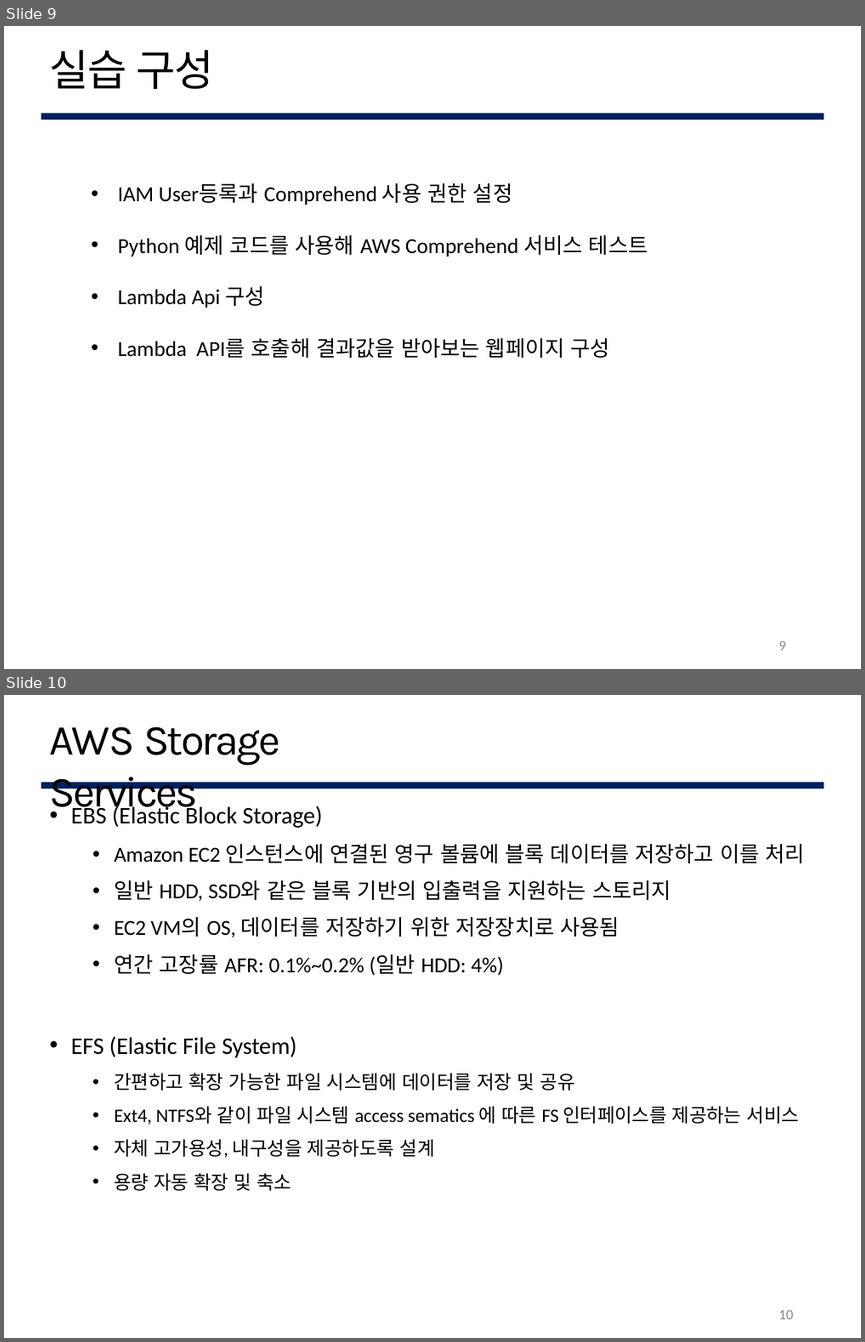
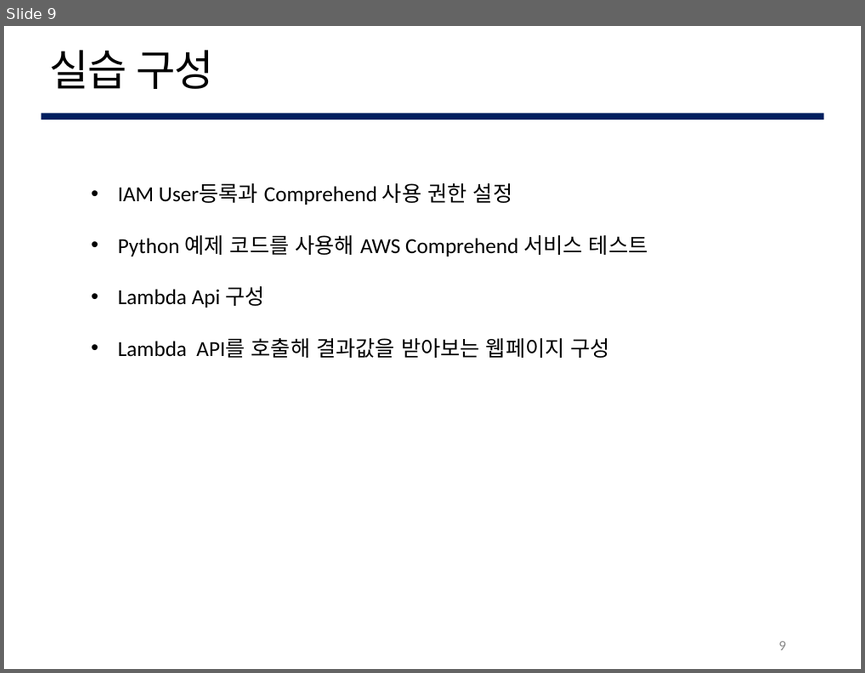
Before and after one commit to lee95292/AWS_Comprehend_onUse, a slide deck: sildes/AWS_Comprehend.pptx. Shown one above the other, each under a label of ours: slides 9 and 10 before the commit, slide 9 after it. The pictures are 865x1342 and 865x673 pixels, drawn with LibreOffice and Linux fonts; fonts in the diff are those of the drawing; background and template pictures are left out. Boxes give left, top, right and bottom in pixels: in the first picture for what was removed or moved away, otherwise in the second. Text is boxed around its words. In the diff, an @@ line names an element or a change of style, - is before the commit and + after.

```diff
--- a/sildes/AWS_Comprehend.pptx
+++ b/sildes/AWS_Comprehend.pptx
@@ slide 10 removed at (4, 695, 861, 1338), background #FFFFFF; not listed: 1 template element that a slide beside it also shows @@
@@ title removed at (50, 726, 280, 817) @@
-AWS Storage Services
@@ text removed at (71, 804, 804, 1191) @@
-• EBS (Elastic Block Storage)
-  • Amazon EC2 인스턴스에 연결된 영구 볼륨에 블록 데이터를 저장하고 이를 처리
-  • 일반 HDD, SSD와 같은 블록 기반의 입출력을 지원하는 스토리지
-  • EC2 VM의 OS, 데이터를 저장하기 위한 저장장치로 사용됨
-  • 연간 고장률 AFR: 0.1%~0.2% (일반 HDD: 4%)
-• EFS (Elastic File System)
-  • 간편하고 확장 가능한 파일 시스템에 데이터를 저장 및 공유
-  • Ext4, NTFS와 같이 파일 시스템 access sematics 에 따른 FS 인터페이스를 제공하는 서비스
-  • 자체 고가용성, 내구성을 제공하도록 설계
-  • 용량 자동 확장 및 축소
@@ page number removed at (778, 1310, 793, 1319) @@
-10
```
Also in this commit, not shown: 2 slides changed, 7 slides added, 40 other slides removed.
